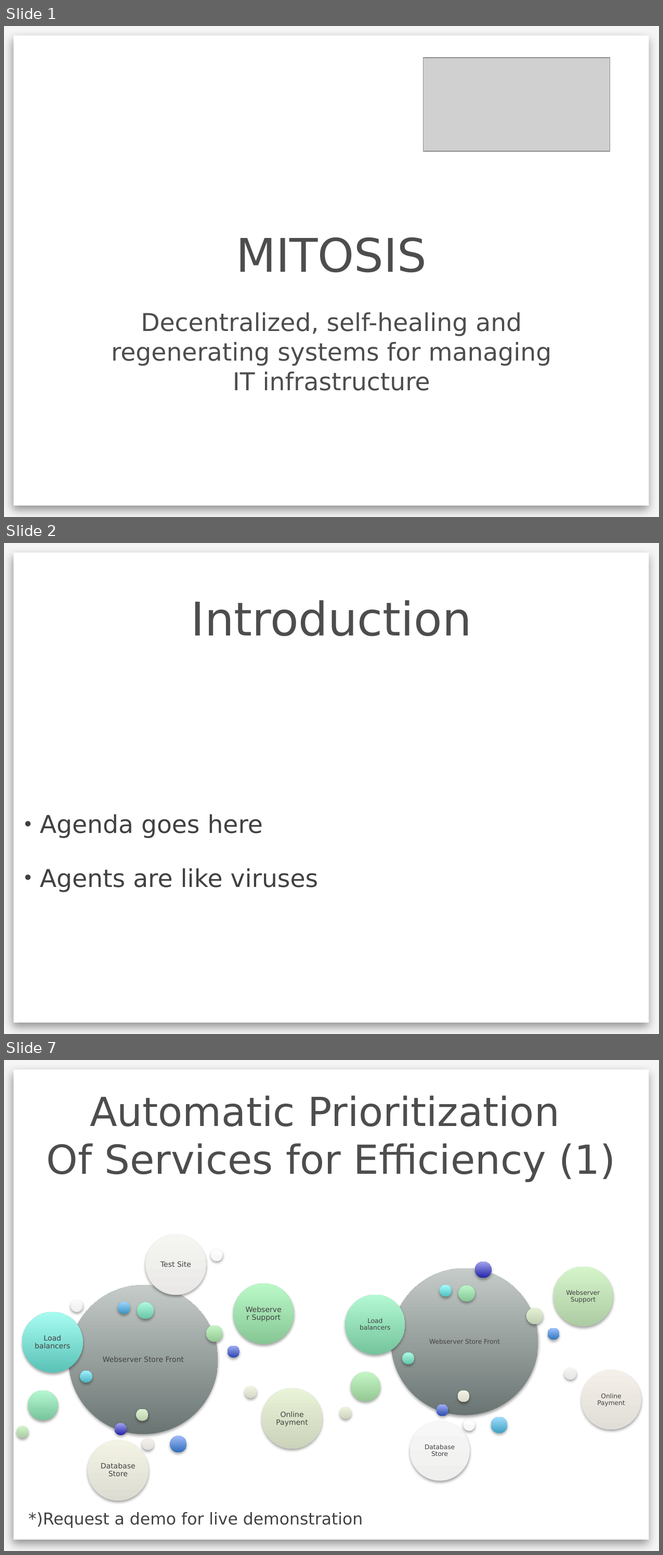
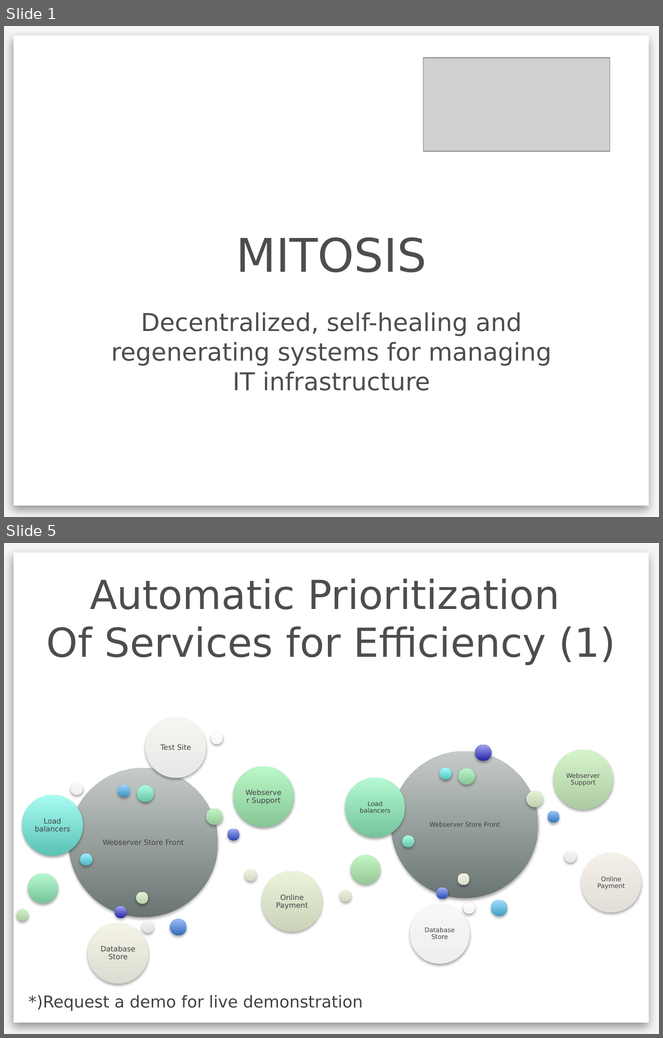
Before and after one commit to pinireznik/antitude, a slide deck: Mitosis-pitch.pptx. Shown one above the other, each under a label of ours: slides 1, 2 and 7 before the commit, slides 1 and 5 after it; the slides between them are not shown. The pictures are 663x1555 and 663x1038 pixels, drawn with LibreOffice and Linux fonts; fonts in the diff are those of the drawing; grey boxes stand for pictures; background and template pictures are left out. Boxes give left, top, right and bottom in pixels: in the first picture for what was removed or moved away, otherwise in the second. Text is boxed around its words. In the diff, an @@ line names an element or a change of style, - is before the commit and + after.

```diff
--- a/Mitosis-pitch.pptx
+++ b/Mitosis-pitch.pptx
@@ slide 2 removed at bbox=[4, 543, 659, 1034], background #F5F5F5; not listed: 1 template element that a slide beside it also shows @@
@@ title removed at bbox=[191, 600, 472, 637] @@
-Introduction
@@ text removed at bbox=[40, 814, 319, 892] @@
-• Agenda goes here
-• Agents are like viruses
@@ what was slide 7 is now slide 5 @@
```
Also in this commit, not shown: 4 slides changed, 7 slides added, 15 other slides removed.
